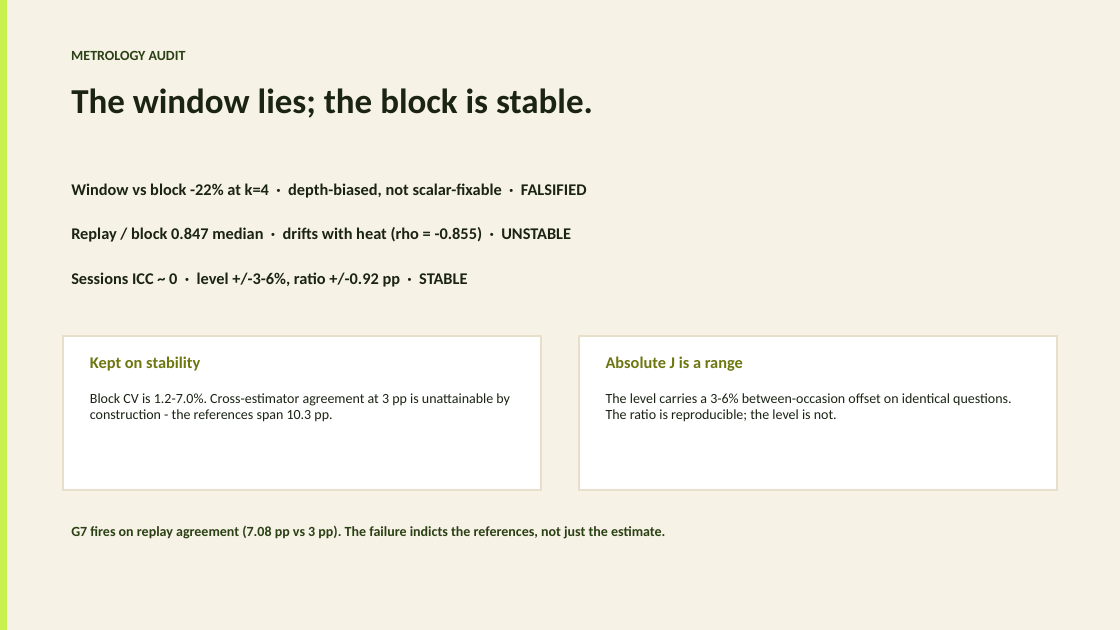
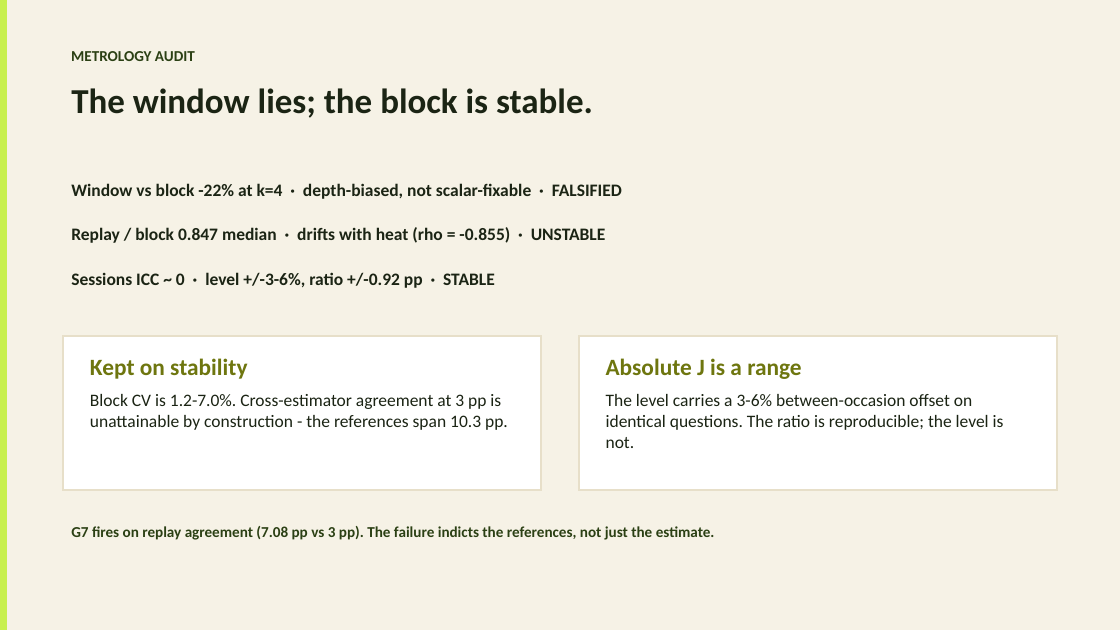
Before and after one commit to Atik203/energy-optimal-rag, a slide deck: slide 4 of ppt_slides/Energy_Methodology_Presentation.pptx. Drawn at 1120x630 pixels with LibreOffice and Linux fonts; fonts in the diff are those of the drawing. Boxes give left, top, right and bottom in pixels: in the first picture for what was removed or moved away, otherwise in the second. Text is boxed around its words. In the diff, an @@ line names an element or a change of style, - is before the commit and + after.

```diff
--- a/ppt_slides/Energy_Methodology_Presentation.pptx
+++ b/ppt_slides/Energy_Methodology_Presentation.pptx
@@ text "METROLOGY AUDIT" at <box>71,51,195,61</box>: size 12 to 13 pt @@
@@ size 14 to 15 pt in 3 elements at <box>71,183,622,199</box>, <box>71,227,606,243</box>, <box>71,272,495,288</box> @@
@@ text "Kept on stability" at <box>90,358,247,379</box>: size 14 to 20 pt @@
@@ text "Absolute J is a range" at <box>606,358,801,379</box>: size 14 to 20 pt @@
@@ text "Block CV is 1.2-7.0%. Cross-estimator ..." at <box>90,394,508,430</box>: size 12 to 15 pt @@
@@ text "The level carries a 3-6% ..." at <box>606,394,1004,448</box>: size 12 to 15 pt @@
@@ text "G7 fires on replay agreement ..." at <box>71,526,715,540</box>: size 12 to 13 pt @@
```
Also in this commit, not shown: 9 other slides changed.
